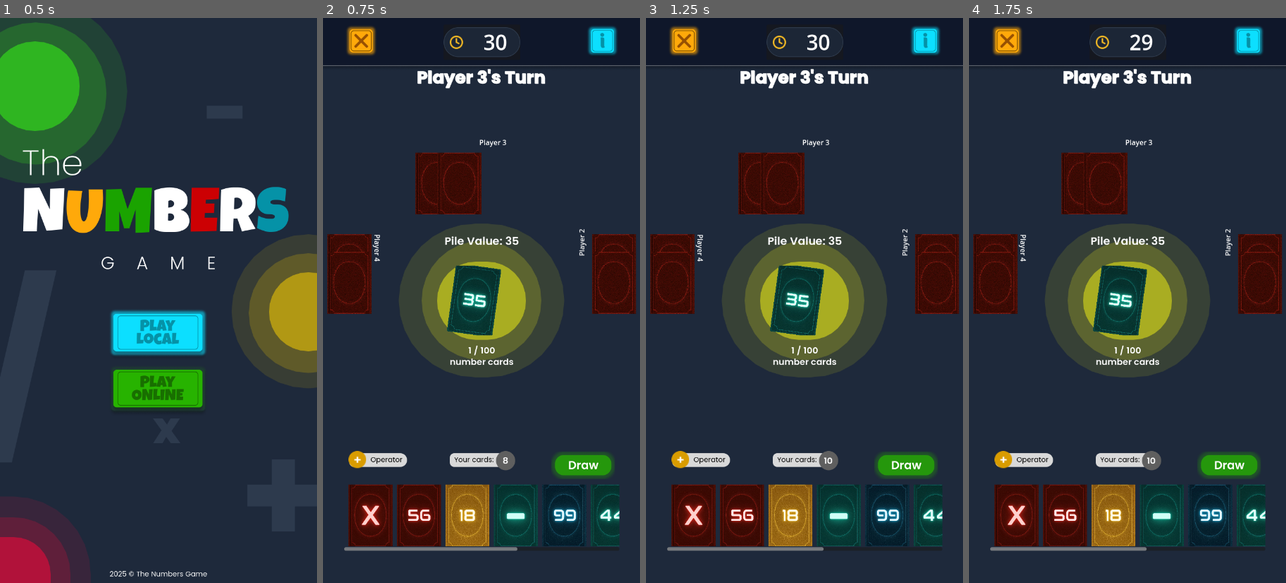
Above: before the commit, frames 1-4 (left to right).
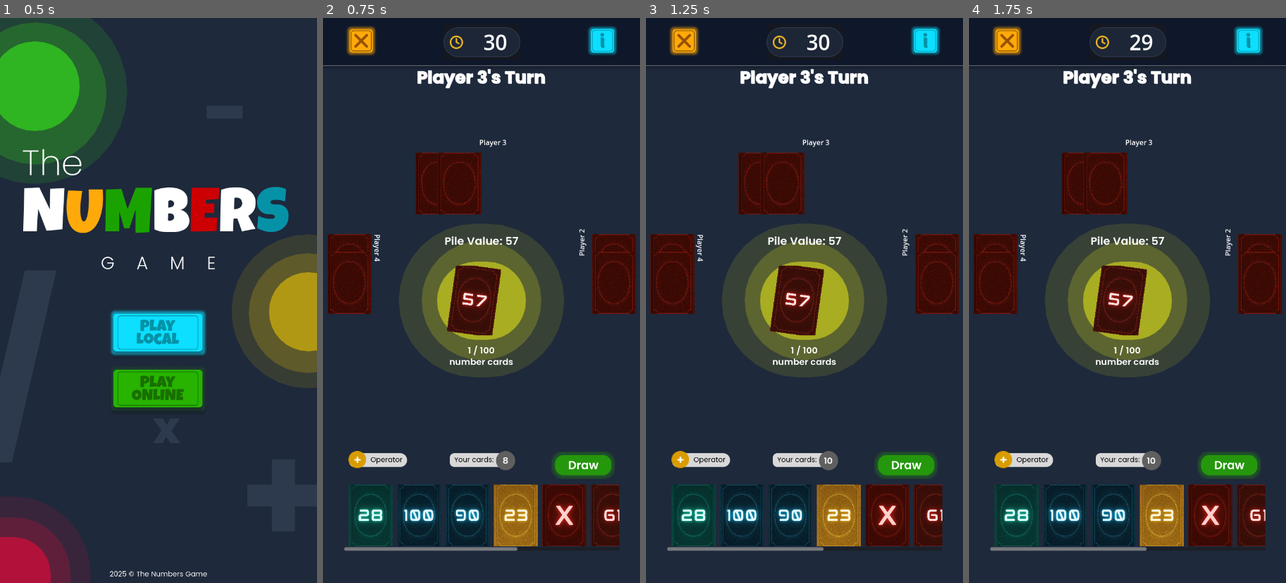
Above: after the commit, the same moments.

Repository: MannLester/TheNumbersGame
Game: Godot game, scene res://scenes/authentication_page/authentication_page.tscn
The game is run twice, just before and just after one commit, with the same random seed, the same clock (stepped at 60 frames per second) and the same inputs.
Inputs (mouse positions are in pixels of both pictures, inside the frame that each line leads up to):
- Up to frame 1 (0.5 s): no input
- Up to frame 2 (0.75 s): click (481, 334) at 0.5 s
- Up to frame 3 (1.25 s): no input
- Up to frame 4 (1.75 s): click (1247, 40) at 1.25 s

Frame 1 is identical in both runs. In frame 2, 11% of the frame differs, in the area x 8-94%, y 38-94%; in frame 3, 11%; in frame 4, 11%.

Commit message:
Added Functionality for +/-

Diff:
--- a/scripts/game_area_scripts/pile_cards.gd
+++ b/scripts/game_area_scripts/pile_cards.gd
@@ -73,15 +73,25 @@
 		else:
 			# It's an operator card - update the current operation
 			var operator_symbol = CardManager.get_card_value(card_id)
-			current_operation = operator_symbol
-
-			print("Added OPERATOR card to pile: ", card_id, " (", operator_symbol, ")")
-			print("Current operation changed to: ", current_operation)
-			print("CURRENT PILE VALUE: ", pile_value, " (unchanged)")
-
-			# Update visual cues for operator change
-			update_panel_colors(current_operation)
-			update_player_hand_operator_icon(current_operation)
+
+			# Special handling for plus/minus cards
+			if operator_symbol == "±":
+				# Plus/minus card: immediately flip the sign of pile value
+				pile_value = -pile_value
+				print("Added PLUS/MINUS card to pile: ", card_id)
+				print("Pile value sign flipped: ", pile_value)
+				# Keep current operation unchanged for plus/minus
+				# NO visual cue updates for plus/minus cards
+			else:
+				# Regular operator card: change the current operation
+				current_operation = operator_symbol
+				print("Added OPERATOR card to pile: ", card_id, " (", operator_symbol, ")")
+				print("Current operation changed to: ", current_operation)
+				print("CURRENT PILE VALUE: ", pile_value, " (unchanged)")
+
+				# Update visual cues ONLY for regular operators (+, -, *, /)
+				update_panel_colors(current_operation)
+				update_player_hand_operator_icon(current_operation)
 
 	# Create and display the visual card
 	create_and_display_pile_card(card_id)
@@ -153,6 +163,7 @@
 
 func update_panel_colors(current_operator: String):
 	# Update the colors of the three panels based on current operator
+	# NOTE: Only updates for basic math operators (+, -, *, /), NOT for plus/minus (±)
 	var color_hex = ""
 	match current_operator:
 		"+":
@@ -209,7 +220,7 @@
 				print("WARNING: Division by zero! Keeping current value.")
 				return current_value
 			else:
-				return current_value / new_value
+				return int(current_value / float(new_value))  # Convert to float first to avoid integer division warning
 		_:
 			print("WARNING: Unknown operation '", operation, "'. Using addition as fallback.")
 			return current_value + new_value
--- a/scripts/game_area_scripts/player_hand.gd
+++ b/scripts/game_area_scripts/player_hand.gd
@@ -66,6 +66,7 @@
 
 func update_operator_icon(current_operator: String):
 	# Update the operator icon in the player hand based on current operator
+	# NOTE: Only updates for basic math operators (+, -, *, /), NOT for plus/minus (±)
 	var operator_icon = $MarginContainer/VBoxContainer/MarginContainer/HBoxContainer/Control/TextureRect
 	if operator_icon:
 		var texture_path = ""
@@ -75,7 +76,7 @@
 			"-":
 				texture_path = "res://assets/icons/Subtract Icon (1).png"
 			"*":
-				texture_path = "res://assets/icons/Multiply Icon (3).png"
+				texture_path = "res://assets/icons/Multiply Icon (1).png"
 			"/":
 				texture_path = "res://assets/icons/Divide Icon (1).png"
 			_:
--- a/scripts/global_scripts/card_manager.gd
+++ b/scripts/global_scripts/card_manager.gd
@@ -15,7 +15,8 @@
 	ADDITION,
 	SUBTRACTION,
 	MULTIPLICATION,
-	DIVISION
+	DIVISION,
+	PLUS_MINUS
 }
 
 func _ready():
@@ -38,9 +39,16 @@
 		available_cards.append("mul_" + str(i + 1))    # Multiplication cards
 		available_cards.append("div_" + str(i + 1))    # Division cards
 
+	# Add plus/minus cards (2 of each color = 8 total)
+	for i in range(2):
+		available_cards.append("plusminus_yellow_" + str(i + 1))  # Yellow plus/minus
+		available_cards.append("plusminus_green_" + str(i + 1))   # Green plus/minus
+		available_cards.append("plusminus_red_" + str(i + 1))     # Red plus/minus
+		available_cards.append("plusminus_blue_" + str(i + 1))    # Blue plus/minus
+
 	# Shuffle the deck
 	available_cards.shuffle()
-	print("Card deck initialized with ", available_cards.size(), " cards (100 numbers + 32 operators)")
+	print("Card deck initialized with ", available_cards.size(), " cards (100 numbers + 32 operators + 8 plus/minus)")
 
 func setup_card_texture_paths():
 	# Map card identifiers to their texture paths
@@ -69,7 +77,14 @@
 		card_texture_paths["mul_" + str(i + 1)] = "res://assets/cards/card_operators/card_multiply.jpg"
 		card_texture_paths["div_" + str(i + 1)] = "res://assets/cards/card_operators/card_division.jpg"
 
-	print("Card texture paths mapped for ", card_texture_paths.size(), " cards (100 numbers + 32 operators)")
+	# Plus/minus cards (different colors but same functionality)
+	for i in range(2):
+		card_texture_paths["plusminus_yellow_" + str(i + 1)] = "res://assets/cards/card_operators/yellow_plus_minus.png"
+		card_texture_paths["plusminus_green_" + str(i + 1)] = "res://assets/cards/card_operators/green_plus_minus.png"
+		card_texture_paths["plusminus_red_" + str(i + 1)] = "res://assets/cards/card_operators/red_plus_minus.png"
+		card_texture_paths["plusminus_blue_" + str(i + 1)] = "res://assets/cards/card_operators/blue_plus_minus.png"
+
+	print("Card texture paths mapped for ", card_texture_paths.size(), " cards (100 numbers + 32 operators + 8 plus/minus)")
 
 func draw_cards(count: int) -> Array[String]:
 	# Draw specified number of cards from the deck
@@ -109,6 +124,8 @@
 		return CardType.MULTIPLICATION
 	elif card_id.begins_with("div_"):
 		return CardType.DIVISION
+	elif card_id.begins_with("plusminus_"):
+		return CardType.PLUS_MINUS
 	else:
 		print("Warning: Unknown card type for ", card_id)
 		return CardType.NUMBER
@@ -125,6 +142,8 @@
 		return "*"
 	elif card_id.begins_with("div_"):
 		return "/"
+	elif card_id.begins_with("plusminus_"):
+		return "±"  # Plus/minus symbol
 	else:
 		return ""
 
Binary file added: assets/cards/card_operators/blue_plus_minus.png
Not shown, added: assets/cards/card_operators/blue_plus_minus.png.import
Binary file added: assets/cards/card_operators/green_plus_minus.png
Not shown, added: assets/cards/card_operators/green_plus_minus.png.import
Binary file added: assets/cards/card_operators/red_plus_minus.png
Not shown, added: assets/cards/card_operators/red_plus_minus.png.import
Not shown, added: assets/cards/card_operators/yellow_plus_minus.png.import
Not shown, added: assets/cards/card_operators/yellow_plus_minus.png
